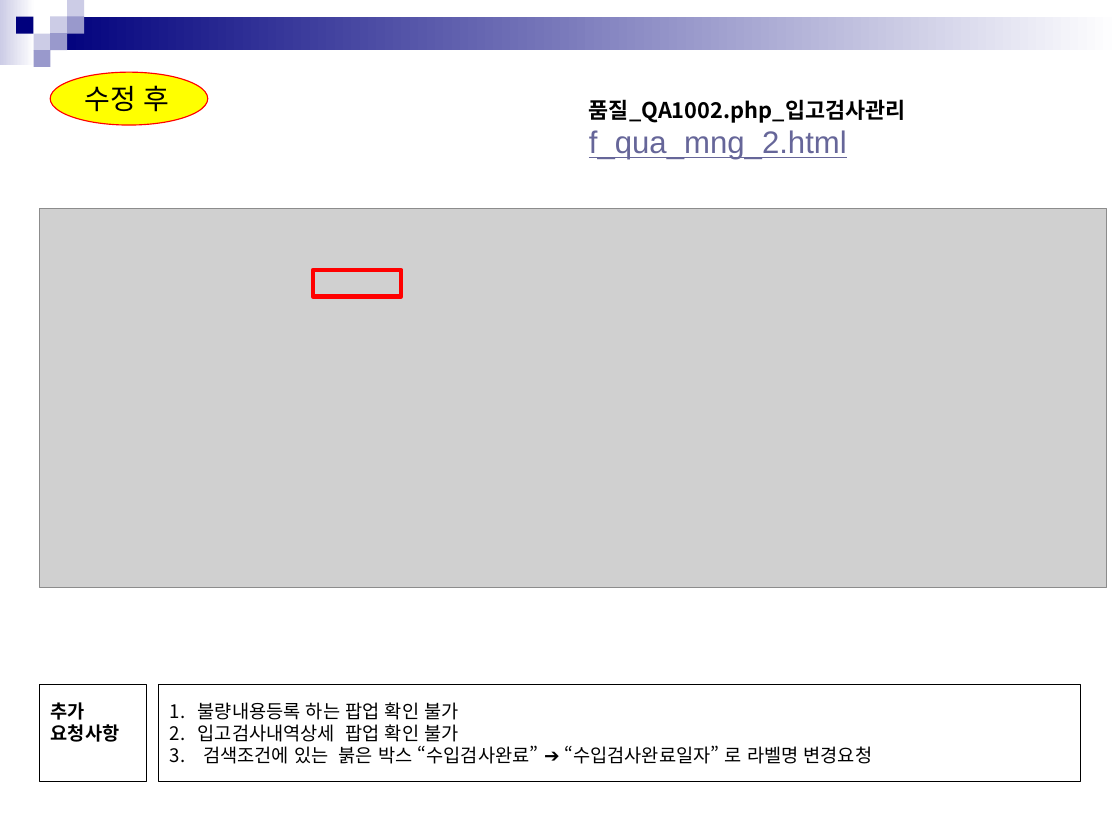
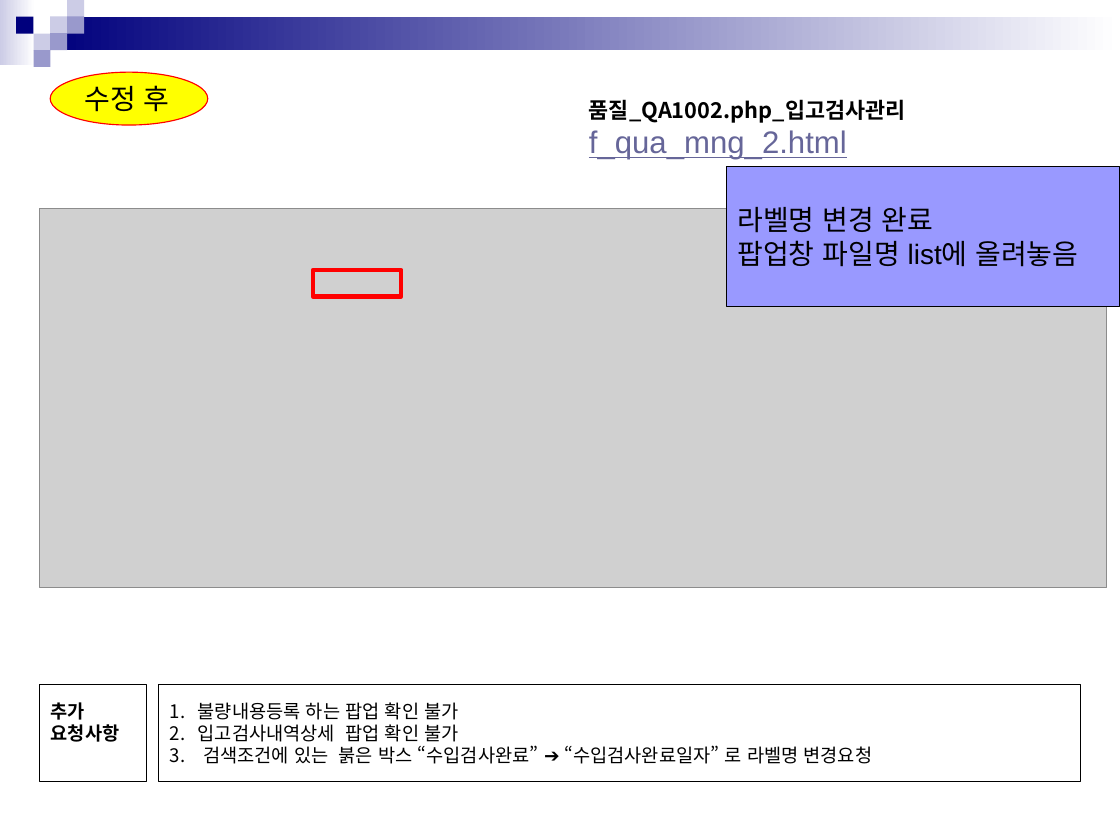
Before and after one commit to in-yong/sinsin_project, a slide deck: slide 29 of 공유문서/수정요청/최종수정요청_1220/수정화면점검_생산외주품질_20161219_최신.pptx. Drawn at 1120x840 pixels with LibreOffice and Linux fonts; fonts in the diff are those of the drawing; grey boxes stand for pictures. Boxes give left, top, right and bottom in pixels: in the first picture for what was removed or moved away, otherwise in the second. Text is boxed around its words. In the diff, an @@ line names an element or a change of style, - is before the commit and + after.

Commit message:
[성룡] 수정 내용 완료

```diff
--- a/공유문서/수정요청/최종수정요청_1220/수정화면점검_생산외주품질_20161219_최신.pptx
+++ b/공유문서/수정요청/최종수정요청_1220/수정화면점검_생산외주품질_20161219_최신.pptx
@@ rectangle added at (x1=726, y1=166, x2=1120, y2=306), fill #9999FF, outline #000000 0.75 pt, 18 pt, text #000000 @@
+라벨명 변경 완료
+팝업창 파일명 list에 올려놓음
```
Also in this commit, not shown: 2 other slides changed, 5 other files.
